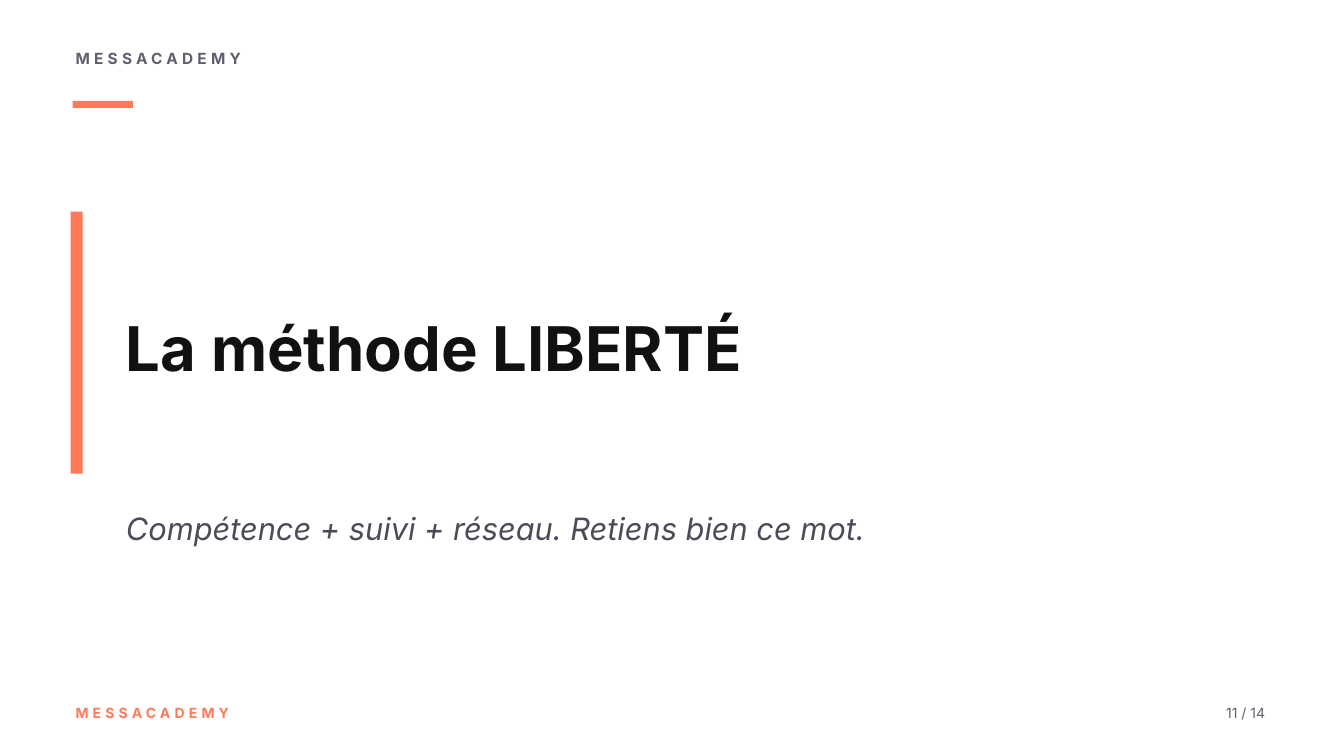
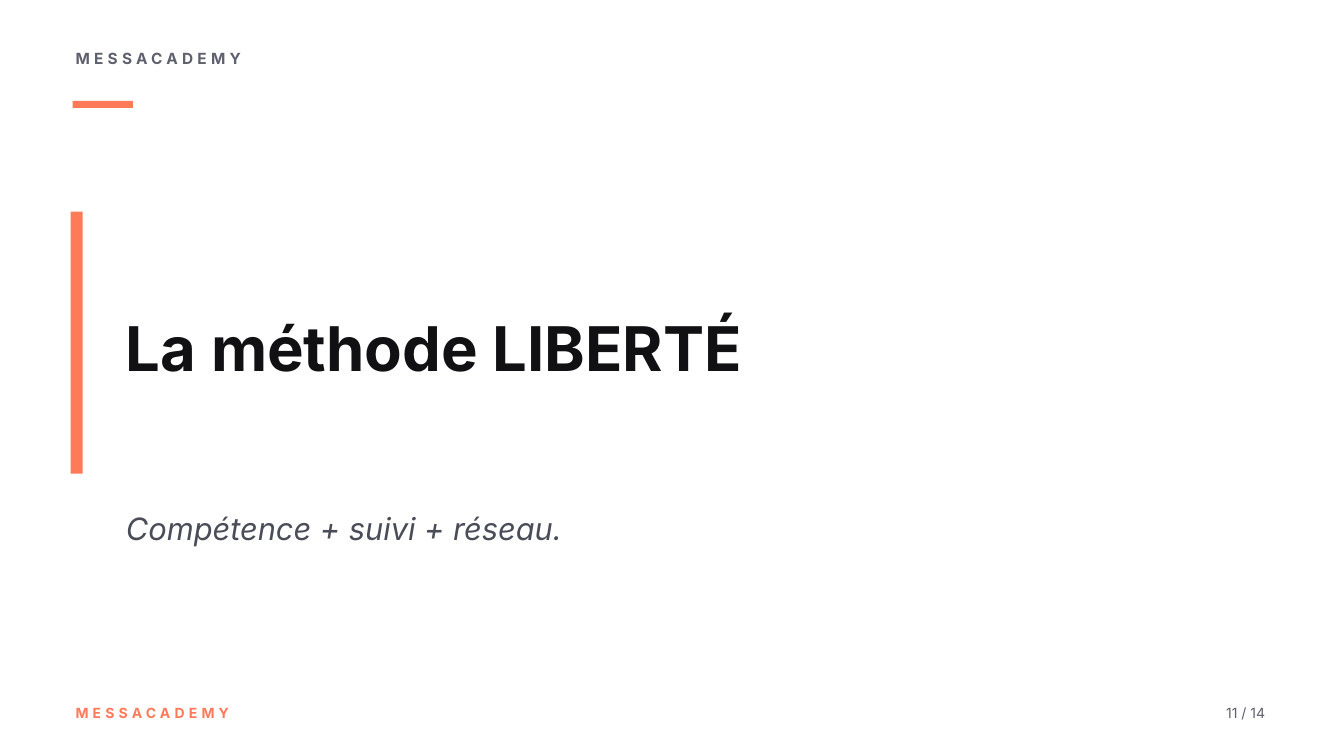
Before and after one commit to mouradmessaoudi761-web/prompteur-camera, a slide deck: slide 11 of vsp-diapos/Diapositives - Avant notre appel.pptx. Drawn at 1344x756 pixels with LibreOffice and Linux fonts; fonts in the diff are those of the drawing. Boxes give left, top, right and bottom in pixels: in the first picture for what was removed or moved away, otherwise in the second. Text is boxed around its words. In the diff, an @@ line names an element or a change of style, - is before the commit and + after.

```diff
--- a/vsp-diapos/Diapositives - Avant notre appel.pptx
+++ b/vsp-diapos/Diapositives - Avant notre appel.pptx
@@ text at [126,516,562,547]: text changed @@
-Compétence + suivi + réseau. Retiens bien ce mot.
+Compétence + suivi + réseau.
```
Also in this commit, not shown: 3 other slides changed, 12 other files.
